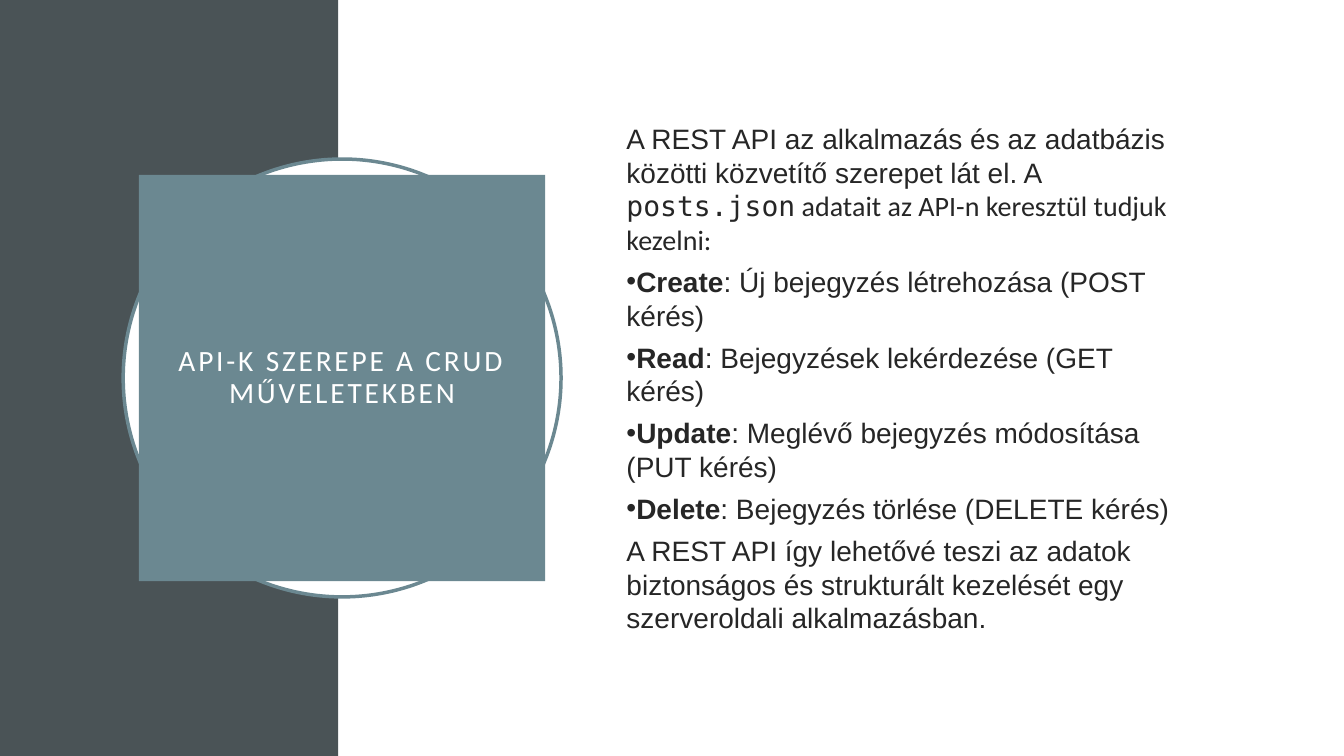
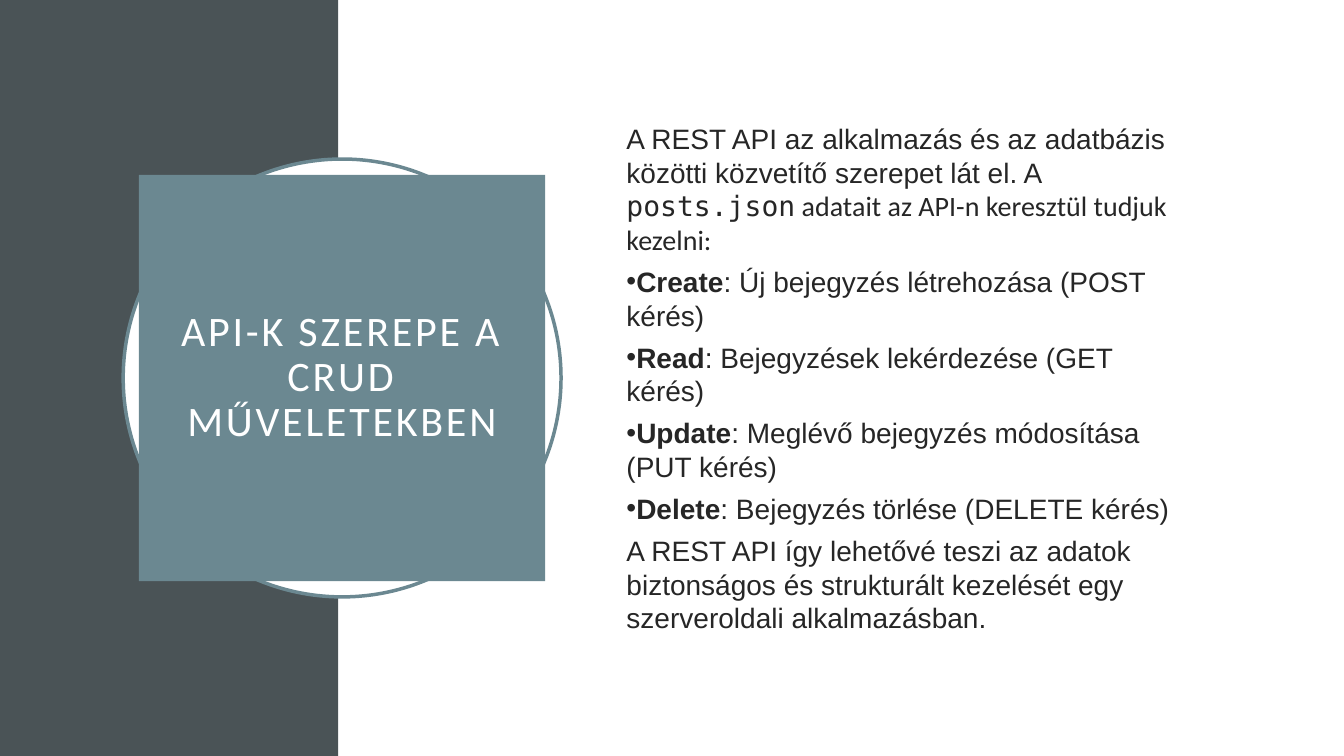
Before and after one commit to Robinhood0123/TothRobert-05-16, a slide deck: slide 6 of PPT/REST API.pptx. Drawn at 1344x756 pixels with LibreOffice and Linux fonts; fonts in the diff are those of the drawing. Boxes give left, top, right and bottom in pixels: in the first picture for what was removed or moved away, otherwise in the second. Text is boxed around its words. In the diff, an @@ line names an element or a change of style, - is before the commit and + after.

```diff
--- a/PPT/REST API.pptx
+++ b/PPT/REST API.pptx
@@ title "API-K SZEREPE A CRUD MŰVELETEKBEN" at [139,175,545,582]: size 21 to 30 pt @@
```
Also in this commit, not shown: 4 other slides changed, 1 other file.
